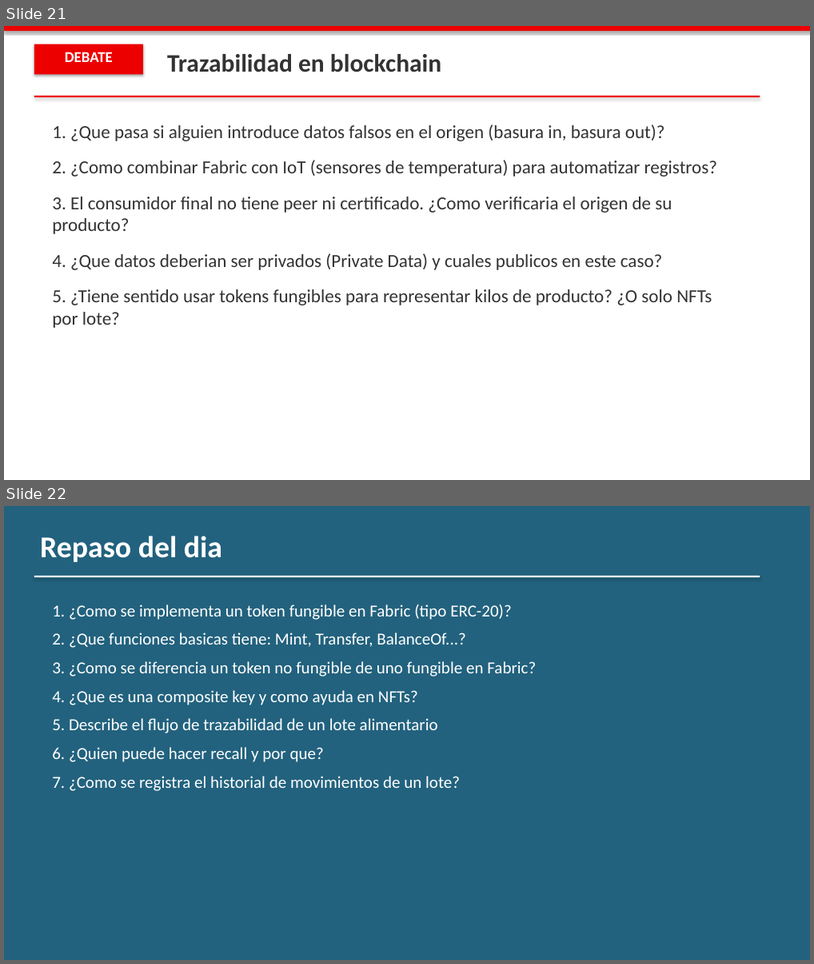
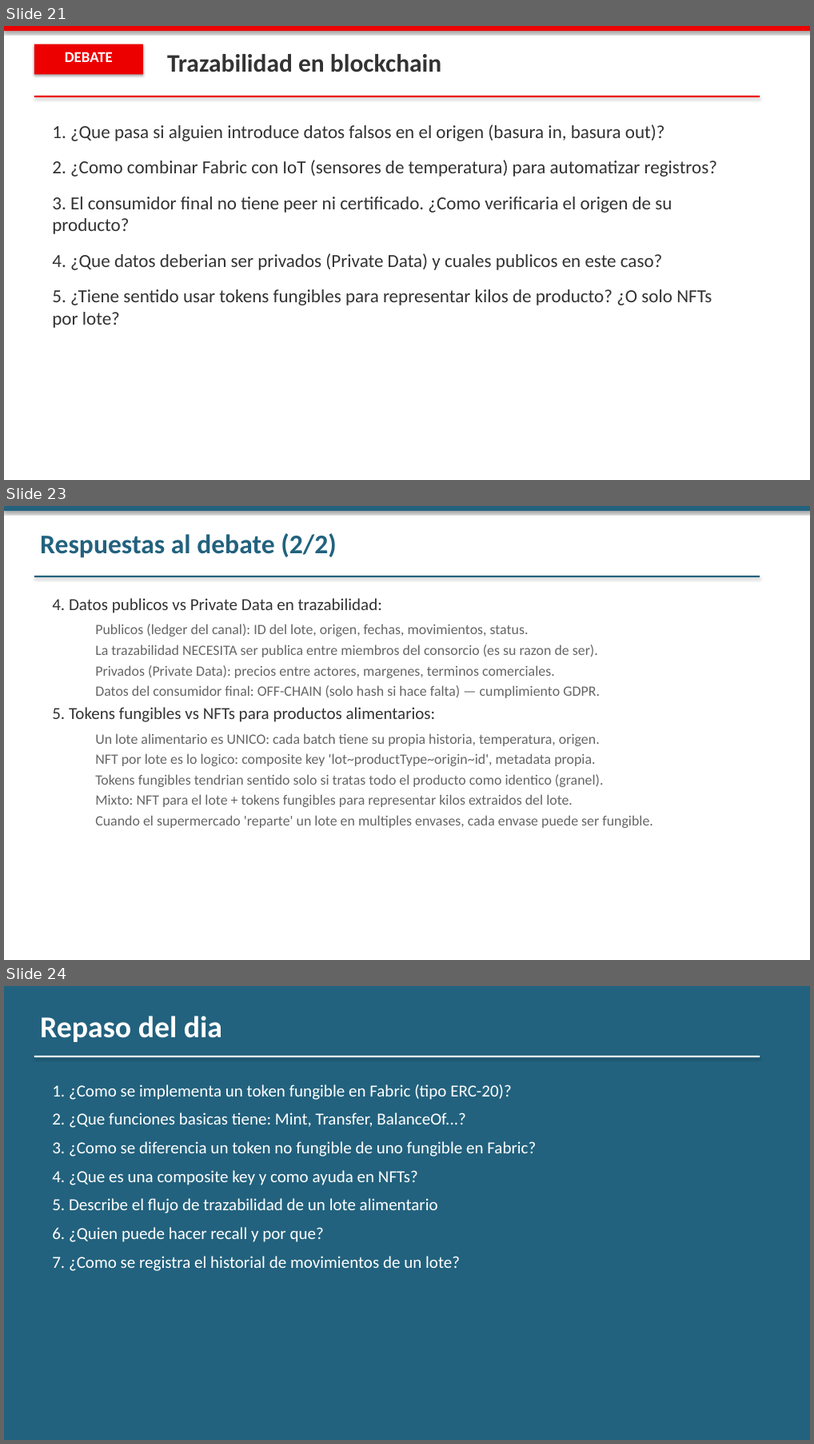
Before and after one commit to jjnieto/fabric, a slide deck: docs/slides/Modulo 4/dia_4.pptx. Shown one above the other, each under a label of ours: slides 21 and 22 before the commit, slides 21, 23 and 24 after it; the slides between them are not shown. The pictures are 814x964 and 814x1444 pixels, drawn with LibreOffice and Linux fonts; fonts in the diff are those of the drawing. Boxes give left, top, right and bottom in pixels: in the first picture for what was removed or moved away, otherwise in the second. Text is boxed around its words. In the diff, an @@ line names an element or a change of style, - is before the commit and + after.

```diff
--- a/docs/slides/Modulo 4/dia_4.pptx
+++ b/docs/slides/Modulo 4/dia_4.pptx
@@ slide 23 added at (4, 506, 810, 960), background #FFFFFF @@
@@ rectangle added at (4, 506, 810, 511), fill #22627E @@
@@ text added at (40, 533, 336, 558), 32 pt, text #22627E, bold @@
+Respuestas al debate (2/2)
@@ rectangle added at (34, 576, 760, 577), fill #22627E @@
@@ text added at (52, 598, 654, 828), 17 pt, text #666666 @@
+4. Datos publicos vs Private Data en trazabilidad:
+  Publicos (ledger del canal): ID del lote, origen, fechas, movimientos, status.
+  La trazabilidad NECESITA ser publica entre miembros del consorcio (es su razon de ser).
+  Privados (Private Data): precios entre actores, margenes, terminos comerciales.
+  Datos del consumidor final: OFF-CHAIN (solo hash si hace falta) — cumplimiento GDPR.
+5. Tokens fungibles vs NFTs para productos alimentarios:
+  Un lote alimentario es UNICO: cada batch tiene su propia historia, temperatura, origen.
+  NFT por lote es lo logico: composite key 'lot~productType~origin~id', metadata propia.
+  Tokens fungibles tendrian sentido solo si tratas todo el producto como identico (granel).
+  Mixto: NFT para el lote + tokens fungibles para representar kilos extraidos del lote.
+  Cuando el supermercado 'reparte' un lote en multiples envases, cada envase puede ser fungible.
@@ what was slide 22 is now slide 24 @@
```
Also in this commit, not shown: 3 other slides added, 1 other file.
